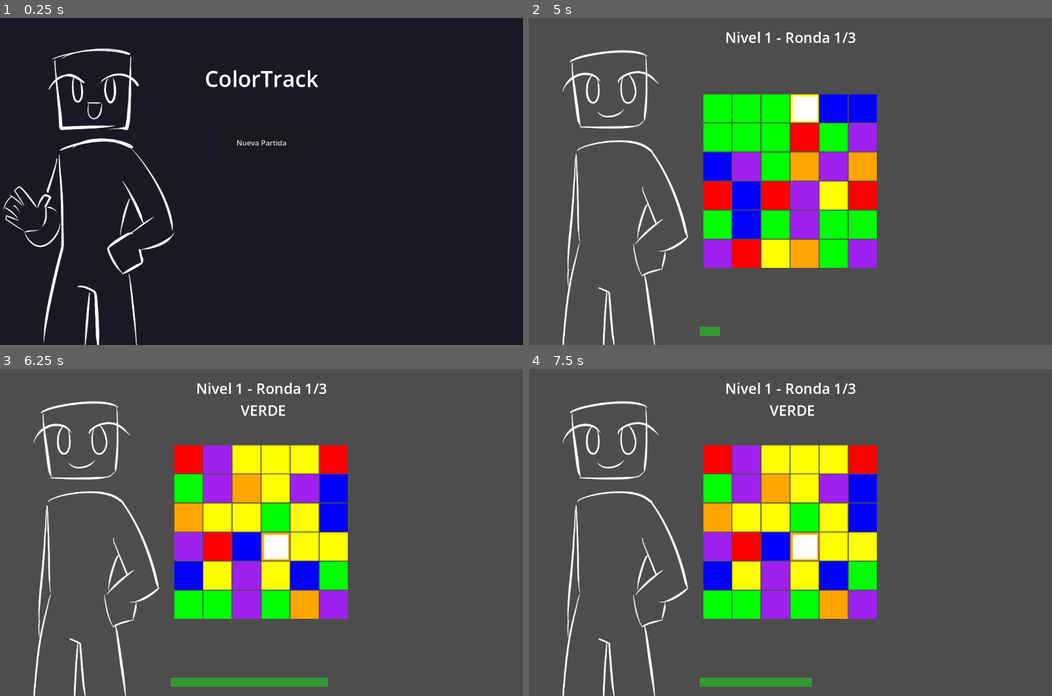
Above: before the commit, frames 1-4 (two rows, left to right).
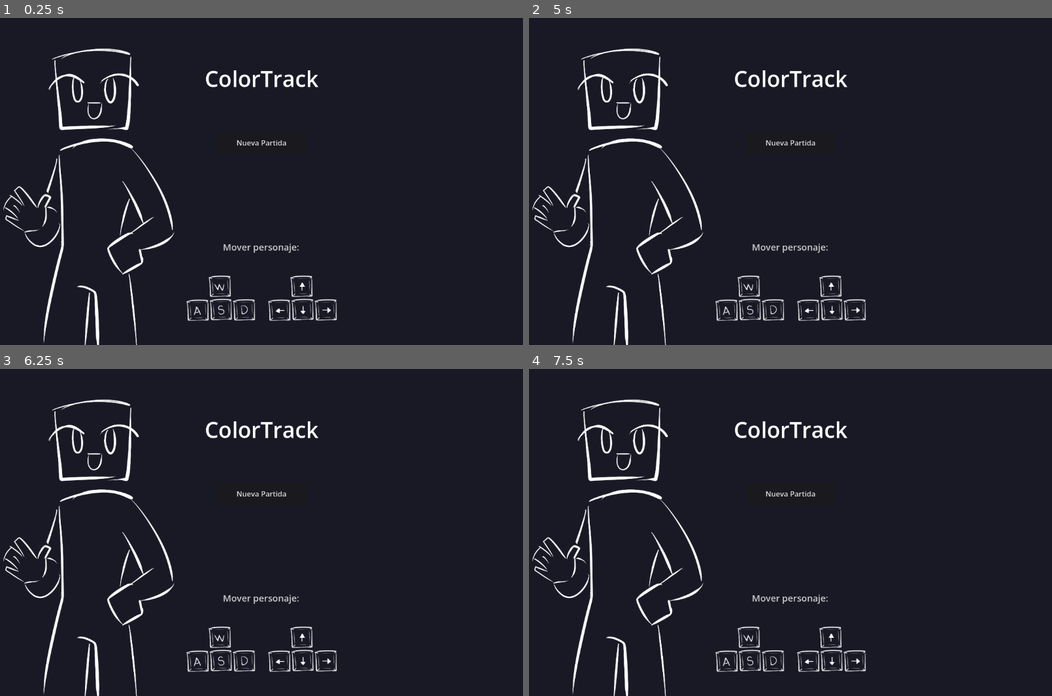
Above: after the commit, the same moments.

Repository: aTeresaTorres/ColorTrack
Game: Godot game, scene res://scenes/MainMenu.tscn
Two runs of this game, one before a commit and one after it. Both use one fixed random seed, a clock stepped at 60 frames per second and the inputs below.
Inputs:
- Up to frame 1 (0.25 s): no input
- Up to frame 2 (5 s): click "Nueva Partida" at 0.5 s; hold L (button_right) 1.28-2.03 s; tap K (button_center) every 0.75 s from 1.35 to 4.35 s; hold S (move_down) 2.03-2.78 s; hold L (button_right) 2.78-3.53 s; hold W (move_up) 3.53-4.28 s; hold J (button_left) from 4.28 s (still down); tap Escape (ui_cancel) at 4.9 s
- Up to frame 3 (6.25 s): tap K (button_center) at 5.1, 5.85 s; release J (button_left) at 5.78 s; hold S (move_down) from 5.78 s (still down)
- Up to frame 4 (7.5 s): release S (move_down) at 6.53 s; hold L (button_right) 6.53-7.28 s; tap K (button_center) at 6.6, 7.35 s; hold W (move_up) from 7.28 s (still down)

The runs differ from the first frame. In frame 1, 1.0% of the frame differs, in the area x 35-65%, y 69-93%; in frame 2, 99%, in the area x 0-100%, y 0-100%; in frame 3, 99%; in frame 4, 99%.

Commit message:
Regresar a la pantalla principal con ESC, controles para el jugador visuales en la pantalla principal

Diff:
--- a/color-track-version-02/scenes/Level.tscn
+++ b/color-track-version-02/scenes/Level.tscn
@@ -1,6 +1,6 @@
 [gd_scene format=3 uid="uid://yxxlau1rqtr3"]
 
-[ext_resource type="Script" uid="uid://bklw1pr4dc2x7" path="res://scripts/level.gd" id="1_uhqny"]
+[ext_resource type="Script" uid="uid://bklw1pr4dc2x7" path="res://scripts/Level.gd" id="1_uhqny"]
 
 [node name="Level" type="Node2D" unique_id=452538525]
 script = ExtResource("1_uhqny")
--- a/color-track-version-02/scripts/level.gd
+++ b/color-track-version-02/scripts/level.gd
@@ -100,21 +100,6 @@
 	timer_bar.set_position(Vector2(1152/2 - 200, 680))
 	add_child(timer_bar)
 
-	pause_panel = ColorRect.new()
-	pause_panel.color = Color(0, 0, 0, 0.8)
-	pause_panel.set_size(Vector2(300, 150))
-	pause_panel.set_position(Vector2(1152/2 - 150, 720/2 - 75))
-	pause_panel.visible = false
-	pause_panel.process_mode = Node.PROCESS_MODE_ALWAYS  # ← Correcto en Godot 4
-	add_child(pause_panel)
-
-	pause_button = Button.new()
-	pause_button.set_size(Vector2(200, 50))
-	pause_button.set_position(Vector2(50, 50))
-	pause_button.pressed.connect(_on_pause_button_pressed)
-	pause_button.process_mode = Node.PROCESS_MODE_ALWAYS  # ← Correcto en Godot 4
-	pause_panel.add_child(pause_button)
-
 	# Panel para los indicadores de botones (derecha)
 	button_ui_container = ColorRect.new()
 	button_ui_container.color = Color(0, 0, 0, 0)
@@ -156,6 +141,22 @@
 	center_indicator.visible = false
 	right_indicator.visible = false
 
+	pause_panel = ColorRect.new()
+	pause_panel.color = Color(0, 0, 0, 0.85)
+	pause_panel.set_size(Vector2(1152, 150))
+	pause_panel.set_position(Vector2(0, 720/2 - 75))
+	pause_panel.visible = false
+	pause_panel.process_mode = Node.PROCESS_MODE_ALWAYS
+	pause_panel.z_index = 100
+	add_child(pause_panel)
+
+	pause_button = Button.new()
+	pause_button.set_size(Vector2(200, 50))
+	pause_button.set_position(Vector2(1152/2 - 100, 50))
+	pause_button.pressed.connect(_on_pause_button_pressed)
+	pause_button.process_mode = Node.PROCESS_MODE_ALWAYS
+	pause_button.z_index = 101
+	pause_panel.add_child(pause_button)
 
 func _setup_music():
 	music_player = AudioStreamPlayer.new()
@@ -176,6 +177,10 @@
 		music_player.seek(13)
 
 func _process(delta):
+	# Detectar ESC para ir al menú principal
+	if Input.is_action_just_pressed("ui_cancel"):  # ui_cancel es ESC por defecto
+		_return_to_menu()
+
 	# MOVIMIENTO SIEMPRE ACTIVO (sin restricciones)
 	if move_cooldown > 0:
 		move_cooldown -= delta
@@ -228,7 +233,7 @@
 
 		# Timer
 		time_left -= delta
-		var progress = max(time_left / 5.0, 0)
+		var progress = max(time_left / response_time, 0)
 		timer_bar.set_size(Vector2(400 * progress, 20))
 
 		if time_left <= 0:
@@ -523,3 +528,15 @@
 	pause_panel.visible = true
 	pause_button.grab_focus()
 	get_tree().paused = true
+
+func _return_to_menu():
+	# Despausar si estaba pausado
+	if get_tree().paused:
+		get_tree().paused = false
+
+	# Crear el menú desde código (igual que en _start_game)
+	var menu = load("res://scenes/MainMenu.tscn").instantiate()
+	get_tree().root.add_child(menu)
+
+	# Eliminar el nivel actual
+	queue_free()
--- a/color-track-version-02/scripts/main_menu.gd
+++ b/color-track-version-02/scripts/main_menu.gd
@@ -46,6 +46,9 @@
 	# Añadir personaje
 	_setup_character("guyWaving")
 
+	# Añadir controles
+	_setup_controls()
+
 
 func load_saved_level() -> int:
 	if FileAccess.file_exists("user://savegame.save"):
@@ -81,3 +84,48 @@
 		character_sprite.texture = texture
 		character_sprite.position = Vector2(200, 360)  # Izquierda, centrado vertical
 		add_child(character_sprite)
+
+func _setup_controls():
+	# Etiqueta "Mover personaje"
+	var move_label = Label.new()
+	move_label.text = "Mover personaje:"
+	move_label.add_theme_font_size_override("font_size", 20)
+	move_label.add_theme_color_override("font_color", Color(0.8, 0.8, 0.8))
+	move_label.horizontal_alignment = HORIZONTAL_ALIGNMENT_CENTER
+	move_label.set_size(Vector2(200, 30))
+	move_label.set_position(Vector2(screen_width/2 - 100, screen_height - 230))
+	add_child(move_label)
+
+	# Imagen WASD
+	var wasd_sprite = Sprite2D.new()
+	var wasd_texture = load("res://assets/images/wasd.png")
+	if wasd_texture:
+		wasd_sprite.texture = wasd_texture
+		wasd_sprite.scale = Vector2(0.8, 0.8)
+		wasd_sprite.position = Vector2(screen_width/2 - 90, screen_height - 100)
+		add_child(wasd_sprite)
+	else:
+		# Placeholder
+		var wasd_label = Label.new()
+		wasd_label.text = "WASD"
+		wasd_label.add_theme_font_size_override("font_size", 24)
+		wasd_label.add_theme_color_override("font_color", Color.WHITE)
+		wasd_label.set_position(Vector2(screen_width/2 - 90, screen_height - 100))
+		add_child(wasd_label)
+
+	# Imagen ARROWS
+	var arrows_sprite = Sprite2D.new()
+	var arrows_texture = load("res://assets/images/arrows.png")
+	if arrows_texture:
+		arrows_sprite.texture = arrows_texture
+		arrows_sprite.scale = Vector2(0.8, 0.8)
+		arrows_sprite.position = Vector2(screen_width/2 + 90, screen_height - 100)
+		add_child(arrows_sprite)
+	else:
+		# Placeholder
+		var arrows_label = Label.new()
+		arrows_label.text = "←↑↓→"
+		arrows_label.add_theme_font_size_override("font_size", 24)
+		arrows_label.add_theme_color_override("font_color", Color.WHITE)
+		arrows_label.set_position(Vector2(screen_width/2 + 90, screen_height - 100))
+		add_child(arrows_label)
Binary file added: color-track-version-02/assets/images/arrows.png
Not shown, added: color-track-version-02/assets/images/arrows.png.import
Binary file added: color-track-version-02/assets/images/wasd.png
Not shown, added: color-track-version-02/assets/images/wasd.png.import
Not shown, changed: color-track-version-02/scripts/level.gd.uid
